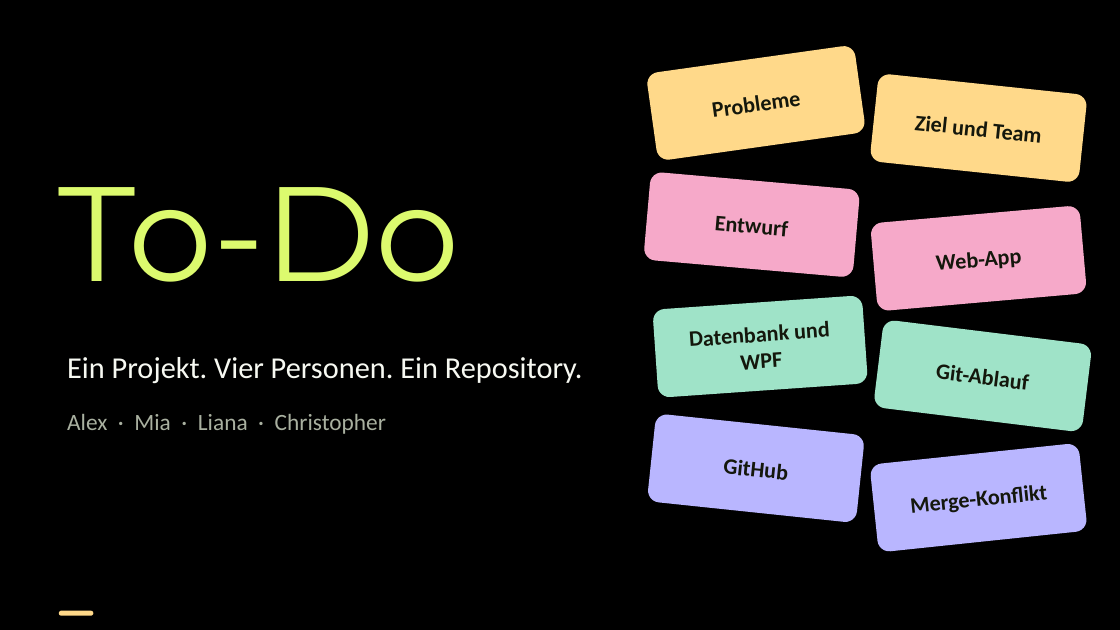
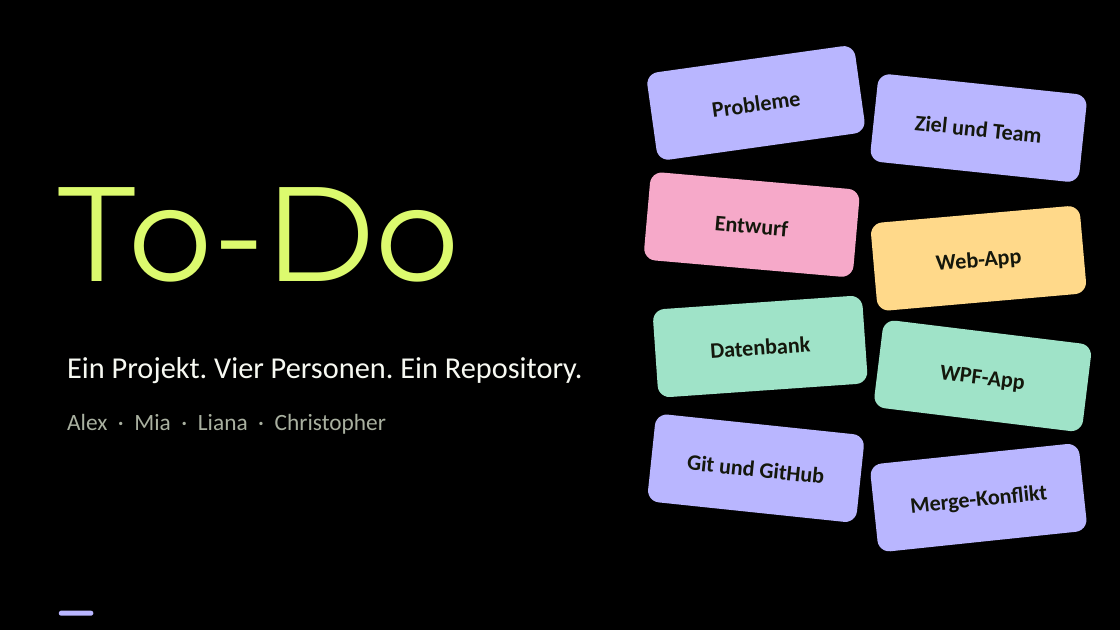
Before and after one commit to alexlearns3/To-Do, a slide deck: slide 1 of Präsi/Präsi ToDOProjekt (neu).pptx. Drawn at 1120x630 pixels with LibreOffice and Linux fonts; fonts in the diff are those of the drawing. Boxes give left, top, right and bottom in pixels: in the first picture for what was removed or moved away, otherwise in the second. Text is boxed around its words. In the diff, an @@ line names an element or a change of style, - is before the commit and + after.

Commit message:
Alex: docs: Praesentation nach Aufgaben neu eingeteilt
Alex: Einstieg, Team, Git. Mia und Liana: Web-App. Christopher: Datenbank und WPF.

```diff
--- a/Präsi/Präsi ToDOProjekt (neu).pptx
+++ b/Präsi/Präsi ToDOProjekt (neu).pptx
@@ rounded rectangle "Web-App" at (870, 205, 1087, 311): fill #F6A9C9 to #FFD98A @@
@@ text in rounded rectangle at (711, 336, 811, 358): text changed @@
-Datenbank und WPF
+Datenbank
@@ text in rounded rectangle at (939, 365, 1024, 392): text changed @@
-Git-Ablauf
+WPF-App
@@ text in rounded rectangle at (687, 455, 754, 476): text changed @@
-GitHub
+Git und GitHub
@@ fill #FFD98A to #B9B6FF in 3 elements at (646, 45, 866, 161), (870, 73, 1088, 183), (59, 611, 93, 616) @@
```
Also in this commit, not shown: 12 other slides changed.
